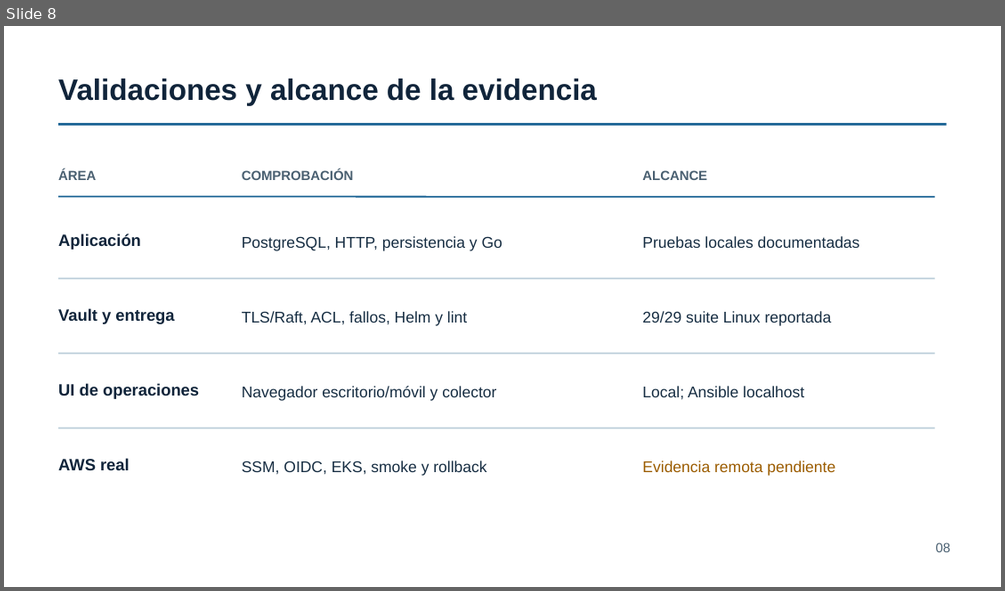
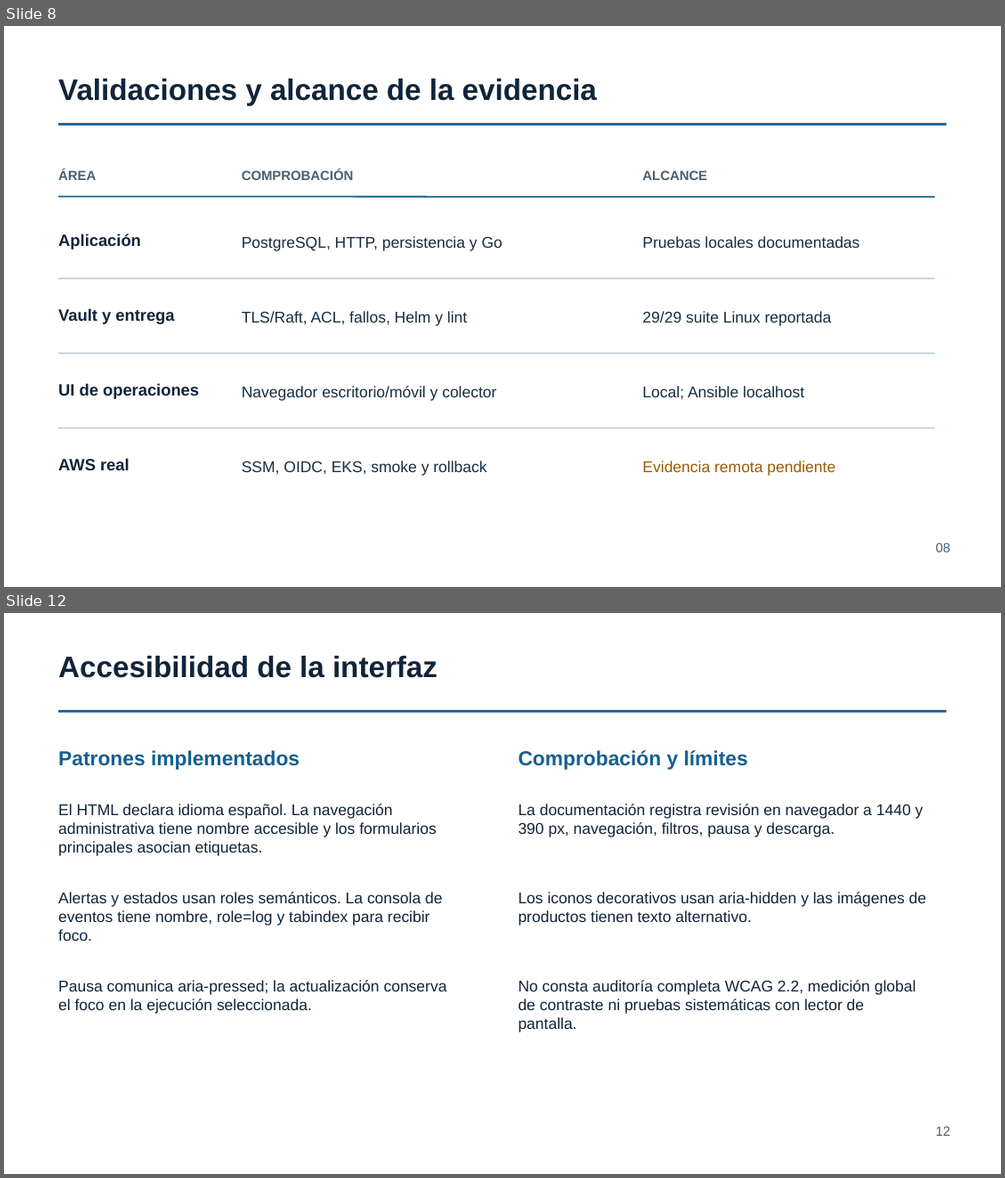
Before and after one commit to Hacket00GTFO/Boutique-Eq4-DevOPS, a slide deck: docs/Boutique-Eq4-Fase3-Seguridad-UI-Validaciones.pptx. Shown one above the other, each under a label of ours: slide 8 before the commit, slides 8 and 12 after it; the slides between them are not shown. The pictures are 1005x591 and 1005x1178 pixels, drawn with LibreOffice and Linux fonts; fonts in the diff are those of the drawing. Boxes give left, top, right and bottom in pixels: in the first picture for what was removed or moved away, otherwise in the second. Text is boxed around its words. In the diff, an @@ line names an element or a change of style, - is before the commit and + after.

```diff
--- a/docs/Boutique-Eq4-Fase3-Seguridad-UI-Validaciones.pptx
+++ b/docs/Boutique-Eq4-Fase3-Seguridad-UI-Validaciones.pptx
@@ slide 12 added at (4,613,1001,1174), background #FFFFFF @@
@@ text added at (58,656,437,678), 28.5 pt, text #10243A, bold @@
+Accesibilidad de la interfaz
@@ line added from (58, 711) to (947, 711), #145F91 2.25 pt @@
@@ line added from (491, 746) to (491, 746), #B7CFDB 1.13 pt @@
@@ text added at (58,750,299,770), 19.5 pt, text #145F91, bold @@
+Patrones implementados
@@ text added at (518,750,748,770), 19.5 pt, text #145F91, bold @@
+Comprobación y límites
@@ text added at (58,803,436,856), 15 pt, text #10243A @@
+El HTML declara idioma español. La navegación administrativa tiene nombre accesible y los formularios principales asocian etiquetas.
@@ text added at (518,803,923,837), 15 pt, text #10243A @@
+La documentación registra revisión en navegador a 1440 y 390 px, navegación, filtros, pausa y descarga.
@@ text added at (58,892,442,941), 15 pt, text #10243A @@
+Alertas y estados usan roles semánticos. La consola de eventos tiene nombre, role=log y tabindex para recibir foco.
@@ text added at (518,892,926,925), 15 pt, text #10243A @@
+Los iconos decorativos usan aria-hidden y las imágenes de productos tienen texto alternativo.
@@ text added at (58,980,447,1013), 15 pt, text #10243A @@
+Pausa comunica aria-pressed; la actualización conserva el foco en la ejecución seleccionada.
@@ text added at (518,980,916,1032), 15 pt, text #10243A @@
+No consta auditoría completa WCAG 2.2, medición global de contraste ni pruebas sistemáticas con lector de pantalla.
@@ text added at (936,1126,951,1135), 12.8 pt, text #4A6071 @@
+12
```
Also in this commit, not shown: 2 slides changed, 9 other slides added.
